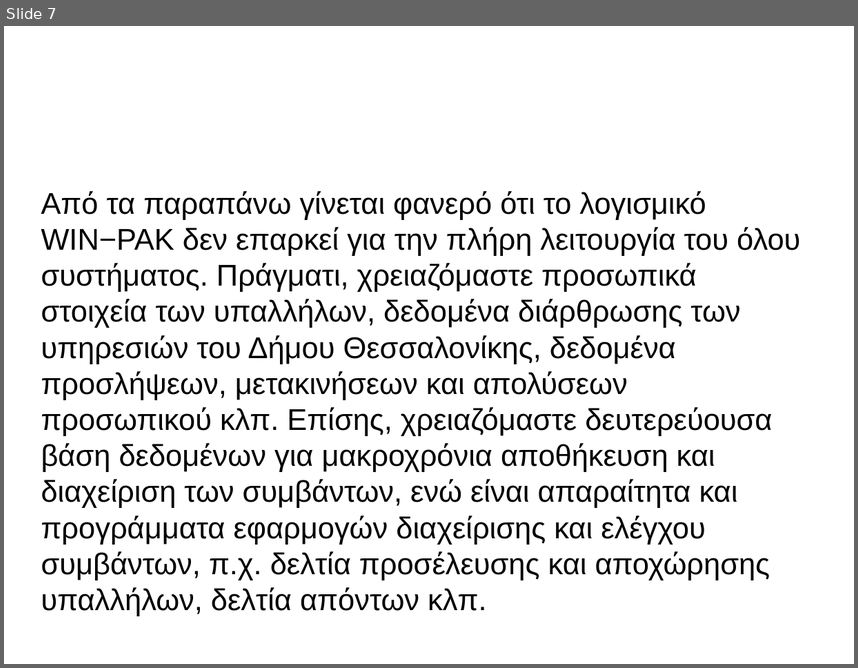
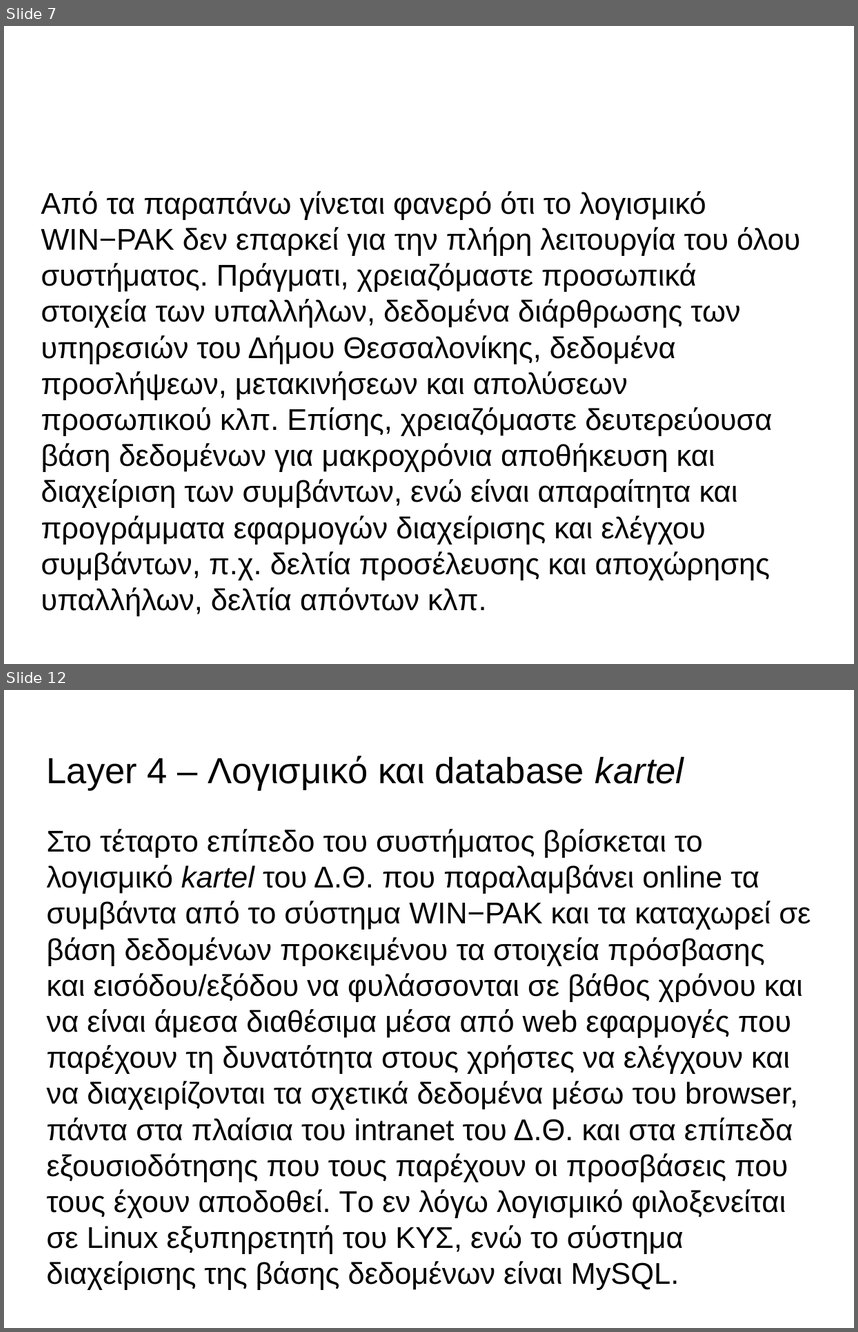
Before and after one commit to panos1962/letrak, a slide deck: misc/isagogi.odp. Shown one above the other, each under a label of ours: slide 7 before the commit, slides 7 and 12 after it; the slides between them are not shown. The pictures are 858x668 and 858x1332 pixels, drawn with LibreOffice and Linux fonts; fonts in the diff are those of the drawing; background and template pictures are left out. Boxes give left, top, right and bottom in pixels: in the first picture for what was removed or moved away, otherwise in the second. Text is boxed around its words. In the diff, an @@ line names an element or a change of style, - is before the commit and + after.

```diff
--- a/misc/isagogi.odp
+++ b/misc/isagogi.odp
@@ slide 12 added at <box>4,690,854,1328</box>, background picture (left out) @@
@@ title added at <box>47,756,684,791</box>, 33.9 pt, text #000000 @@
+Layer 4 ‒ Λογισμικό και database kartel
@@ subtitle added at <box>47,829,811,1290</box>, 28 pt, text #000000 @@
+Στο τέταρτο επίπεδο του συστήματος βρίσκεται το λογισμικό kartel του Δ.Θ. που παραλαμβάνει online τα συμβάντα από το σύστημα WIN−PAK και τα καταχωρεί σε βάση δεδομένων προκειμένου τα στοιχεία πρόσβασης και εισόδου/εξόδου να φυλάσσονται σε βάθος χρόνου και να είναι άμεσα διαθέσιμα μέσα από web εφαρμογές που παρέχουν τη δυνατότητα στους χρήστες να ελέγχουν και να διαχειρίζονται τα σχετικά δεδομένα μέσω του browser, πάντα στα πλαίσια του intranet του Δ.Θ. και στα επίπεδα εξουσιοδότησης που τους παρέχουν οι προσβάσεις που τους έχουν αποδοθεί. Tο εν λόγω λογισμικό φιλοξενείται σε Linux εξυπηρετητή του ΚΥΣ, ενώ το σύστημα διαχείρισης της βάσης δεδομένων είναι MySQL.
```
Also in this commit, not shown: 2 slides changed, 3 other slides added.
